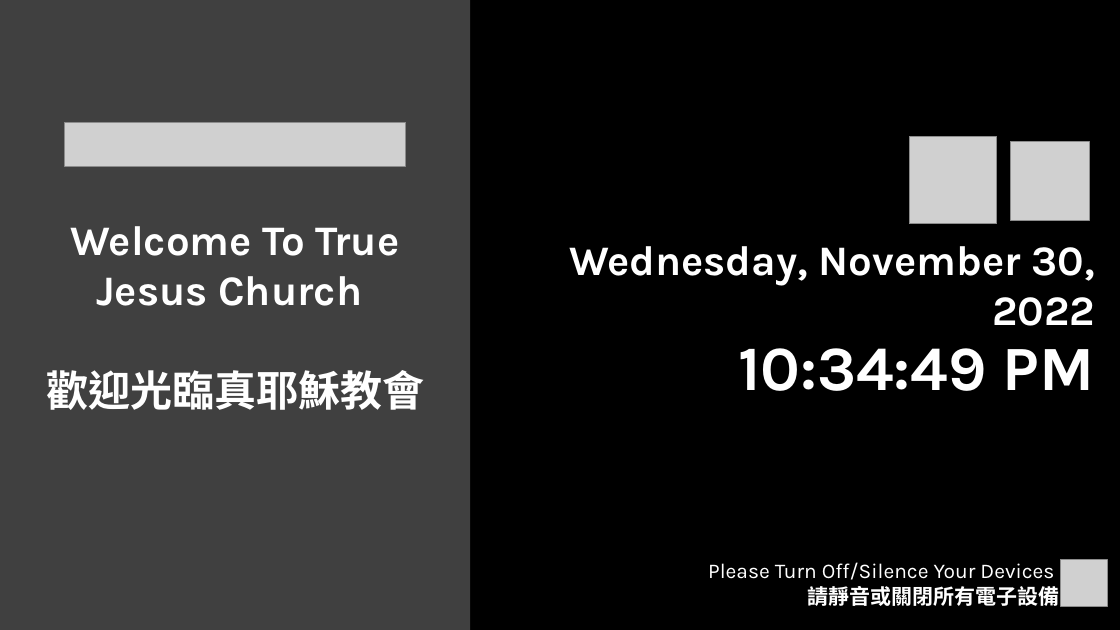
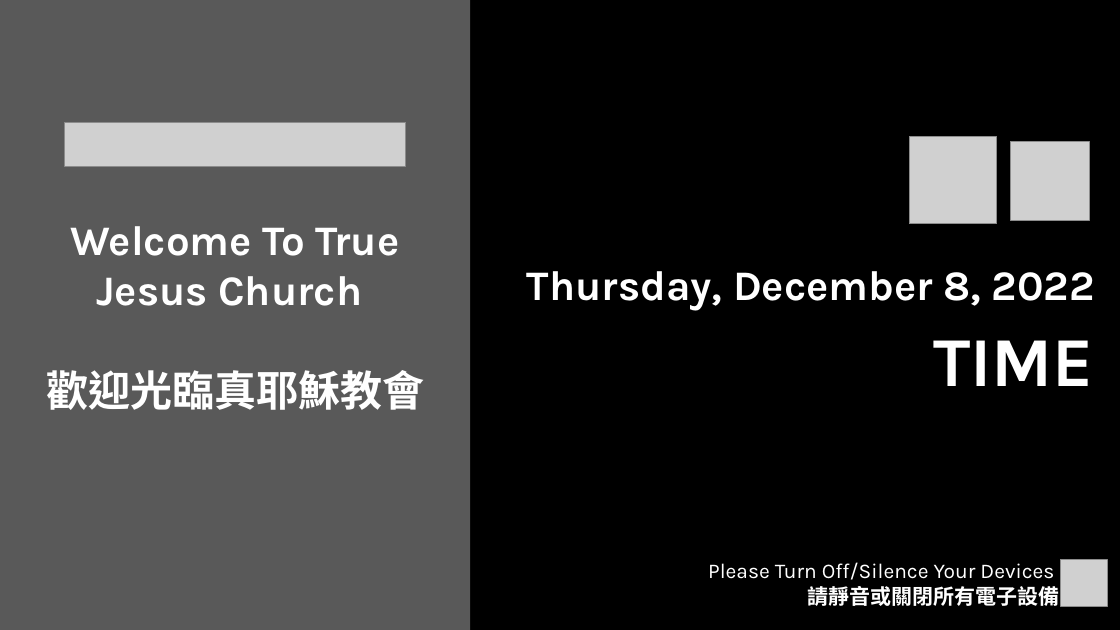
Before and after one commit to calebchanwy/tjc-powerpoint, a slide deck: slide 6 of TJCPowerPoint/Resources/ServiceWidescreen.pptx. Drawn at 1120x630 pixels with LibreOffice and Linux fonts; fonts in the diff are those of the drawing; grey boxes stand for pictures. Boxes give left, top, right and bottom in pixels: in the first picture for what was removed or moved away, otherwise in the second. Text is boxed around its words. In the diff, an @@ line names an element or a change of style, - is before the commit and + after.

```diff
--- a/TJCPowerPoint/Resources/ServiceWidescreen.pptx
+++ b/TJCPowerPoint/Resources/ServiceWidescreen.pptx
@@ rectangle at (0, 0, 471, 630): fill #404040 to #595959 @@
@@ text at (527, 271, 1095, 311): text changed @@
-Wednesday, November 30, 2022
+Thursday, December 8, 2022
@@ text removed at (738, 348, 1095, 391) @@
-10:34:49 PM
@@ text added at (933, 340, 1094, 386), 60 pt, text #FFFFFF, bold @@
+TIME
```
Also in this commit, not shown: 2 other slides changed, 14 other files.
